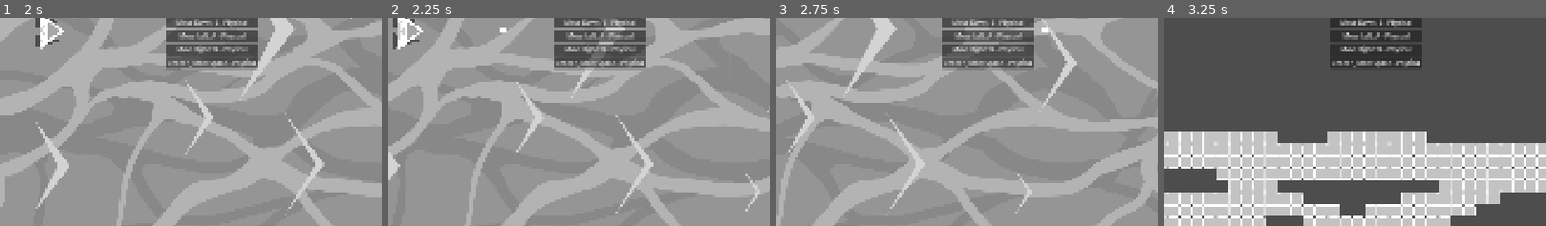
Above: before the commit, frames 1-4 (left to right).
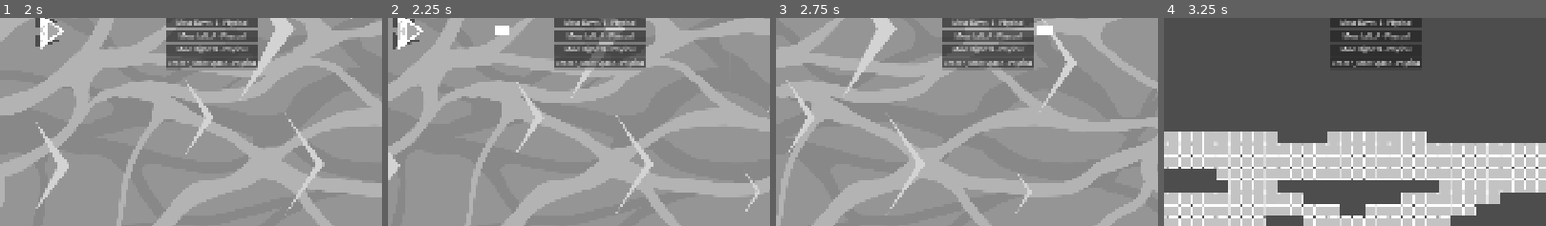
Above: after the commit, the same moments.

Repository: Yuna-Fr/AccessibilityGame
Game: Godot game, scene res://Scenes/Lvl_Main.tscn
Same seed, same stepped clock (60 frames per second), same inputs: the game is played once before the commit and once after it.
Inputs:
- Up to frame 1 (2 s): tap Enter at 0.5 s; hold Space (Action) 0.53-1.28 s; hold D (Move_Right) from 0.53 s (still down); tap W (Move_Up) at 0.77, 1.52 s; tap Q (SwapScene) at 1.35 s
- Up to frame 2 (2.25 s): release D (Move_Right) at 2.03 s; hold A (Move_Left) from 2.03 s (still down); hold Space (Action) from 2.03 s (still down)
- Up to frame 3 (2.75 s): keep holding A (Move_Left); keep holding Space (Action)
- Up to frame 4 (3.25 s): release A (Move_Left) at 2.78 s; release Space (Action) at 2.78 s; hold D (Move_Right) from 2.78 s (still down); tap Q (SwapScene) at 2.85 s; tap W (Move_Up) at 3.02 s
The pictures show only the part of the screen within x 22-72%, y 46-96%; the shares and areas given below are measured in that part.

Frame 1 is identical in both runs. In frame 2, 0.1% of the frame differs, in the area x 28-32%, y 3-9%; in frame 3, 0.2%, in the area x 68-73%, y 3-9%; in frame 4, nothing differs.

Commit message:
New bullet size and new variable for adjusting the size

Diff:
--- a/Prefabs/P_Bullet.tscn
+++ b/Prefabs/P_Bullet.tscn
@@ -6,14 +6,14 @@
 size = Vector2(100, 115)
 
 [sub_resource type="RectangleShape2D" id="RectangleShape2D_f6gr6"]
-size = Vector2(16, 10)
+size = Vector2(40, 22)
 
 [node name="Bullet" type="Area2D" unique_id=886213767]
 script = ExtResource("1_hlsg0")
 
 [node name="MeshInstance2D" type="MeshInstance2D" parent="." unique_id=1382922189]
 position = Vector2(-1.847744e-06, -2.682209e-07)
-scale = Vector2(0.15999998, 0.08695652)
+scale = Vector2(0.4, 0.19)
 mesh = SubResource("QuadMesh_334r5")
 
 [node name="CollisionShape2D" type="CollisionShape2D" parent="." unique_id=2135757618]
--- a/Scripts/S_Bullet.gd
+++ b/Scripts/S_Bullet.gd
@@ -1,6 +1,11 @@
 extends Area2D
 
 @export var speed: float = 800
+@export var size: float = 1
+
+func _ready() -> void:
+	scale = scale * size
+	pass
 
 func _physics_process(delta):
 		position.x += speed * delta
